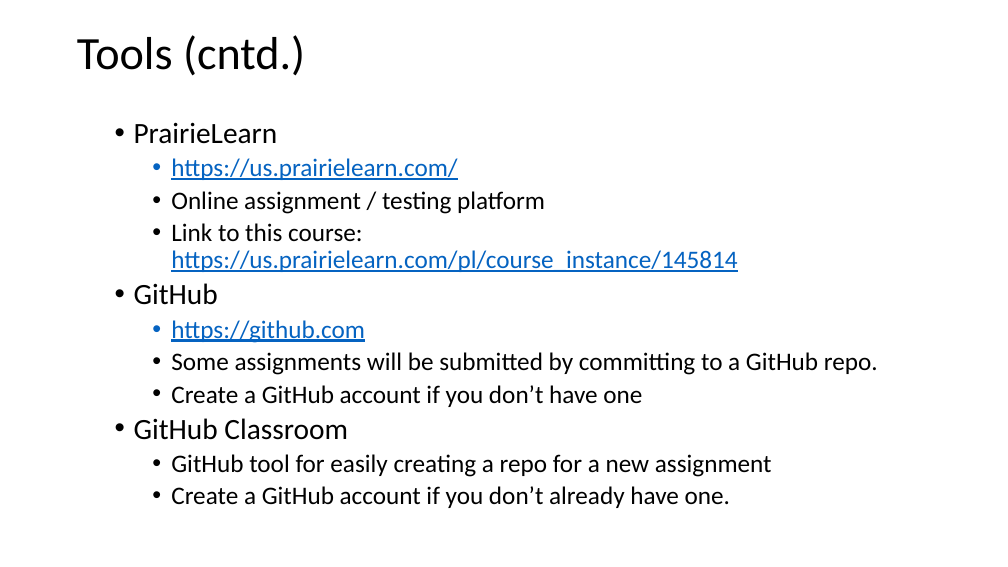
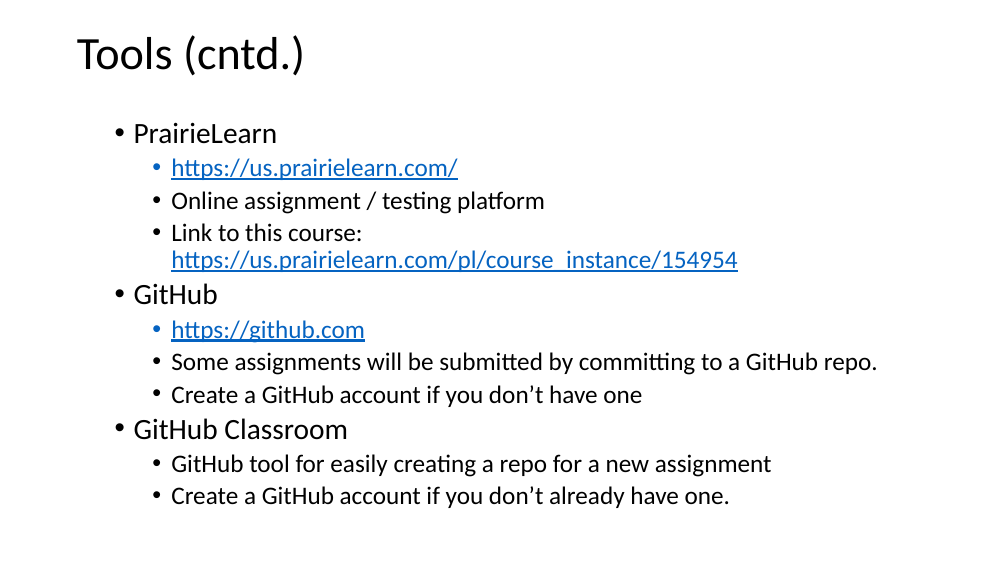
Before and after one commit to KurmasGVSU/KurmasGVSU.github.io, a slide deck: slide 6 of Teaching/Courses/F24/CIS500/LectureNotes/cis500_intro.pptx. Drawn at 1008x567 pixels with LibreOffice and Linux fonts; fonts in the diff are those of the drawing. Boxes give left, top, right and bottom in pixels: in the first picture for what was removed or moved away, otherwise in the second. Text is boxed around its words. In the diff, an @@ line names an element or a change of style, - is before the commit and + after.

```diff
--- a/Teaching/Courses/F24/CIS500/LectureNotes/cis500_intro.pptx
+++ b/Teaching/Courses/F24/CIS500/LectureNotes/cis500_intro.pptx
@@ text at (x1=171, y1=223, x2=737, y2=272): text changed @@
-    • Link to this course: https://us.prairielearn.com/pl/course_instance/145814
+    • Link to this course: https://us.prairielearn.com/pl/course_instance/154954
```
Also in this commit, not shown: 6 other slides changed, 5 other files.
